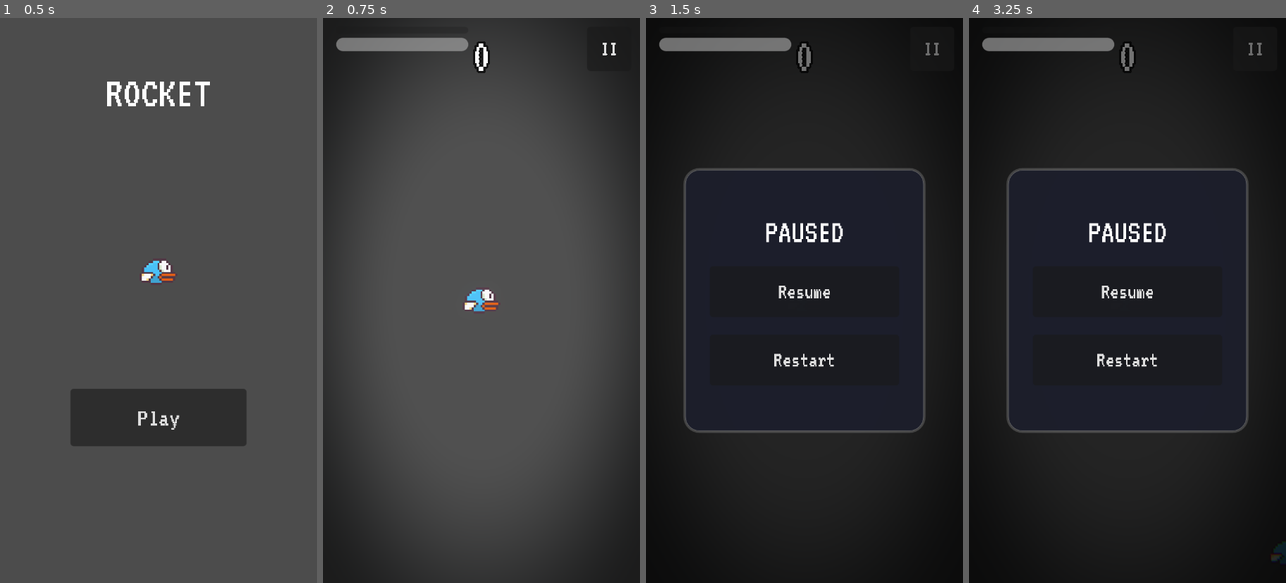
Above: before the commit, frames 1-4 (left to right).
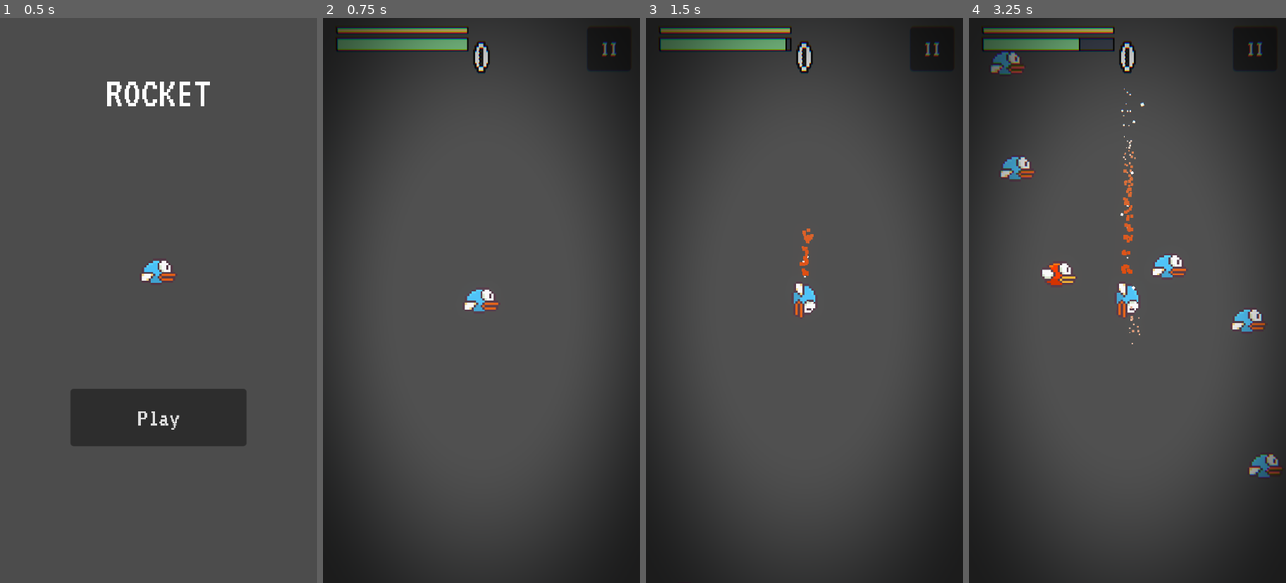
Above: after the commit, the same moments.

Repository: dunkbing/rocket2
Game: Godot game, scene res://main_menu.tscn
Same seed, same stepped clock (60 frames per second), same inputs: the game is played once before the commit and once after it.
Inputs (mouse positions are in pixels of both pictures, inside the frame that each line leads up to):
- Up to frame 1 (0.5 s): no input
- Up to frame 2 (0.75 s): click "Play" at 0.5 s
- Up to frame 3 (1.5 s): click "II" at 1.25 s
- Up to frame 4 (3.25 s): click (1127, 362) at 2 s, where only the run before the commit has a clickable "Restart"; click "II" at 2.75 s

Frame 1 is identical in both runs. In frame 2, 1.9% of the frame differs, in the area x 4-93%, y 1-10%; in frame 3, 86%; in frame 4, 86%, in the area x 0-100%, y 0-100%.

Commit message:
style bar.

Diff:
--- a/hud.gd
+++ b/hud.gd
@@ -19,7 +19,7 @@
     DeathRestartButton.pressed.connect(_restart)
     $Label.text = str(score)
     # Sensible defaults in case the rocket's first emit beat us into the tree.
-    ChargeBar.value = 0.0
+    ChargeBar.value = 1.0
     FuelBar.value = 1.0
 
 # Called by each asteroid when the rocket destroys it.
--- a/hud.tscn
+++ b/hud.tscn
@@ -14,6 +14,33 @@
 corner_radius_bottom_right = 14
 corner_radius_bottom_left = 14
 
+[sub_resource type="StyleBoxFlat" id="StyleBoxFlat_p0ukn"]
+bg_color = Color(0.2716998, 0.29337206, 0.3491902, 1)
+border_width_left = 1
+border_width_top = 1
+border_width_right = 1
+border_width_bottom = 1
+border_color = Color(0, 0, 0, 1)
+anti_aliasing = false
+
+[sub_resource type="StyleBoxFlat" id="StyleBoxFlat_37p78"]
+bg_color = Color(1, 0.91627353, 0.5370987, 1)
+border_width_left = 1
+border_width_top = 1
+border_width_right = 1
+border_width_bottom = 1
+border_color = Color(0, 0, 0, 1)
+anti_aliasing = false
+
+[sub_resource type="StyleBoxFlat" id="StyleBoxFlat_64ctp"]
+bg_color = Color(0.58383155, 0.91627353, 0.6262097, 1)
+border_width_left = 1
+border_width_top = 1
+border_width_right = 1
+border_width_bottom = 1
+border_color = Color(0, 0, 0, 1)
+anti_aliasing = false
+
 [node name="HUD" type="CanvasLayer" unique_id=1372647904]
 script = ExtResource("1_hud")
 
@@ -165,6 +192,8 @@
 offset_top = 8.0
 offset_right = 112.0
 offset_bottom = 12.0
+theme_override_styles/background = SubResource("StyleBoxFlat_p0ukn")
+theme_override_styles/fill = SubResource("StyleBoxFlat_37p78")
 max_value = 1.0
 value = 1.0
 show_percentage = false
@@ -175,6 +204,8 @@
 offset_top = 18.0
 offset_right = 132.0
 offset_bottom = 30.0
+theme_override_styles/background = SubResource("StyleBoxFlat_p0ukn")
+theme_override_styles/fill = SubResource("StyleBoxFlat_64ctp")
 max_value = 1.0
 value = 1.0
 show_percentage = false
--- a/main.tscn
+++ b/main.tscn
@@ -48,7 +48,7 @@
 rocket = NodePath("../Rocket")
 
 [node name="HUD" parent="." unique_id=1372647904 instance=ExtResource("5_hud")]
-layer = 2
+layer = 0
 
 [node name="WorldEnvironment" type="WorldEnvironment" parent="." unique_id=876088466]
 environment = SubResource("Environment_2ueok")
--- a/rocket.gd
+++ b/rocket.gd
@@ -90,7 +90,7 @@
     body_entered.connect(_on_body_entered)
     _fuel = max_fuel
     _push_fuel()
-    _push_charge(0.0)
+    _push_charge(1.0)  # full when idle; only drains while dragging
 
 
 func _process(delta: float) -> void:
@@ -188,7 +188,7 @@
 
 func _launch() -> void:
     _set_aim_effect(false)
-    _push_charge(0.0)  # released in time — reset the aim-timer bar
+    _push_charge(1.0)  # released in time — reset the aim-timer bar to full
     var velocity: Vector2 = _launch_velocity()
     _clear_trajectory()
     if velocity.length() <= 0.0:
